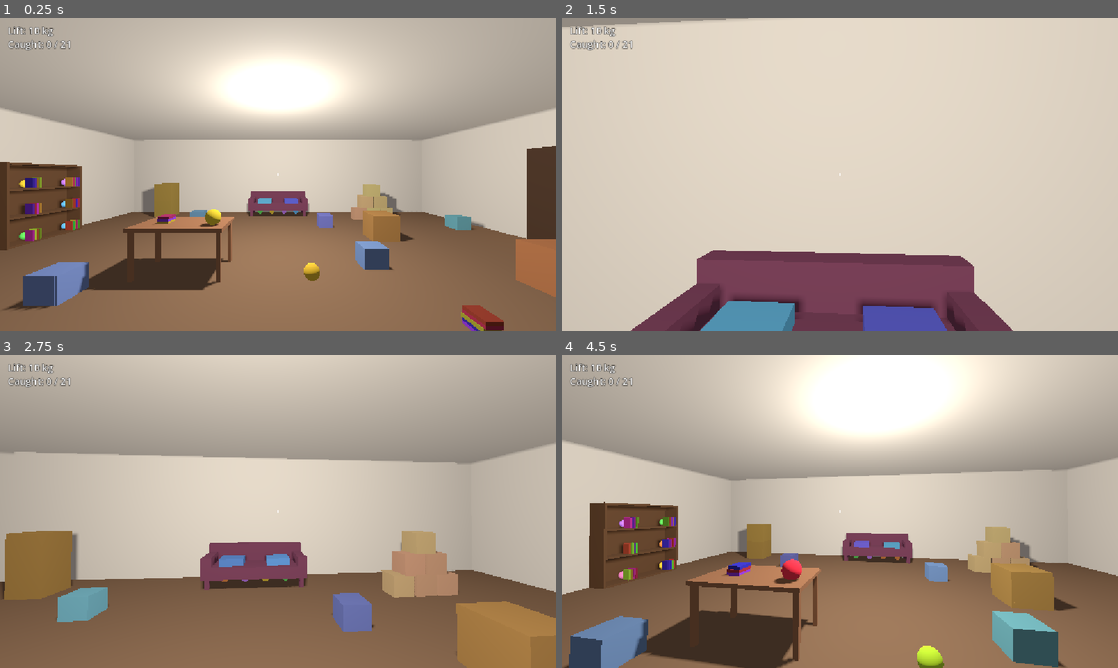
Above: before the commit, frames 1-4 (two rows, left to right).
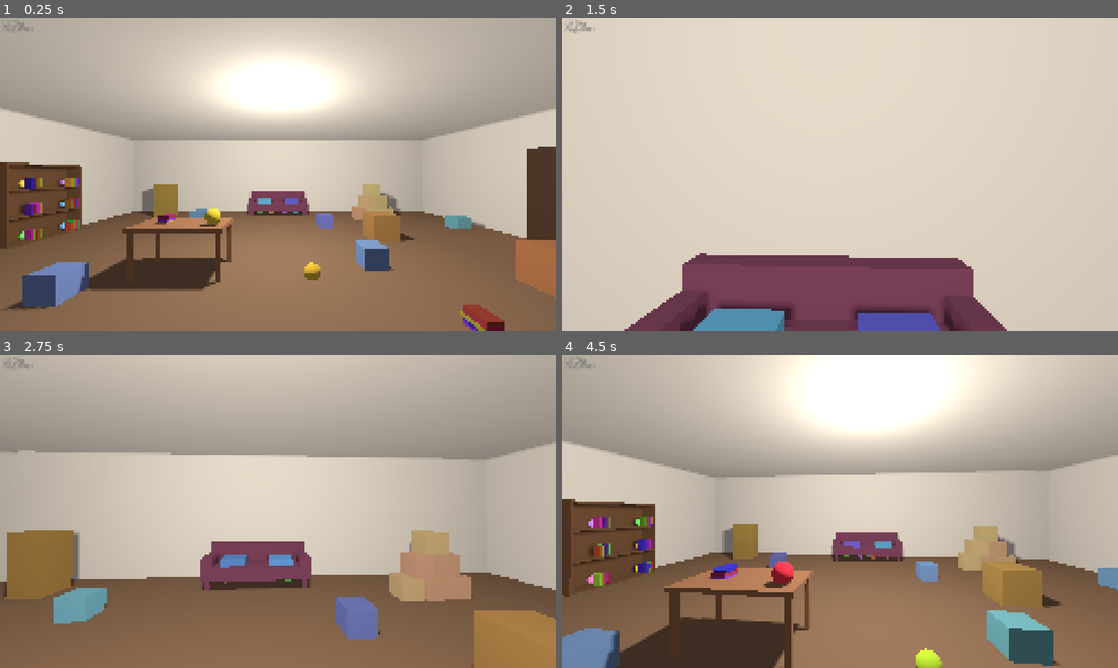
Above: after the commit, the same moments.

Repository: westo27/rummage
Game: Godot game, scene res://scenes/main.tscn
Two runs of this game, one before a commit and one after it. Both use one fixed random seed, a clock stepped at 60 frames per second and the inputs below.
Inputs (mouse positions are in pixels of both pictures, inside the frame that each line leads up to):
- Up to frame 1 (0.25 s): no input
- Up to frame 2 (1.5 s): tap Enter at 0.5 s; move the mouse to (867, 174) at 0.52 s; hold Shift (run) 0.53-1.28 s; hold W (move_forward) from 0.53 s (still down); tap Q (ping) at 0.6 s; click (867, 174) at 0.67 s; move the mouse to (812, 174) at 1.27 s; tap Shift (run) at 1.35 s; click (812, 174) at 1.42 s
- Up to frame 3 (2.75 s): keep holding W (move_forward); tap Q (ping) at 1.55 s; tap R (restart) at 2 s; move the mouse to (289, 505) at 2.02 s; hold Mouse wheel up (beam_further) from 2.03 s (still down); click (289, 505) at 2.17 s; tap Shift (run) at 2.3 s
- Up to frame 4 (4.5 s): keep holding W (move_forward); move the mouse to (834, 517) at 2.77 s; release Mouse wheel up (beam_further) at 2.78 s; tap Mouse wheel down (beam_nearer) at 2.85 s; click (834, 517) at 2.92 s; tap Q (ping) at 3.05, 4.35 s; move the mouse to (878, 514) at 3.52 s; press the mouse at (878, 514) at 3.53 s; tap Shift (run) at 3.8 s; tap R (restart) at 4.25 s; move the mouse to (795, 508) at 4.27 s; release the mouse at (795, 508) at 4.28 s; click (795, 508) at 4.42 s

The runs differ from the first frame. In frame 1, 2.2% of the frame differs, in the area x 0-100%, y 0-100%; in frame 2, 3.4%; in frame 3, 4.3%; in frame 4, 14%.

Commit message:
Stop the player snagging on floor clutter
A CharacterBody3D treats rigid bodies as walls, so any light prop taller
than ~4 cm (a book on its edge, a ball, a toppled bin) stopped the player
dead. Props at or under 3 kg now sit on a new "clutter" layer (5) that the
player's movement ignores; the player kicks them ahead instead. Heavier
props still block. Creatures also ignore clutter. Adds a floor-clutter
test; keeps the user's mouse sensitivity change (0.0003).

Diff:
--- a/config/tunables.gd
+++ b/config/tunables.gd
@@ -21,7 +21,12 @@
 @export var walk_speed: float = 4.5
 @export var run_speed: float = 7.5
 ## Radians of turn per pixel of mouse movement.
-@export var mouse_sensitivity: float = 0.0010
+@export var mouse_sensitivity: float = 0.0003
+## Props this light or lighter are "clutter": the player walks through them,
+## kicking them aside, instead of being blocked. Heavier props block the player.
+@export var player_push_max_mass: float = 3.0
+## Clutter is kicked ahead at this multiple of the player's walking speed.
+@export var player_kick_factor: float = 1.3
 
 @export_group("Beam")
 ## How far the beam can reach to grab something, in metres.
--- a/project.godot
+++ b/project.godot
@@ -21,6 +21,8 @@
 
 [display]
 
+window/size/viewport_width=2560
+window/size/viewport_height=1440
 window/stretch/mode="canvas_items"
 window/stretch/aspect="expand"
 
@@ -30,6 +32,7 @@
 3d_physics/layer_2="player"
 3d_physics/layer_3="props"
 3d_physics/layer_4="creatures"
+3d_physics/layer_5="clutter"
 
 [physics]
 
--- a/scripts/beam.gd
+++ b/scripts/beam.gd
@@ -15,7 +15,7 @@
 
 ## Collision layers are bit flags: layer 1 = value 1, layer 2 = 2, layer 3 = 4,
 ## layer 4 = 8. The ray only "sees" bodies on layers included in its mask.
-const MASK_WORLD_AND_PROPS: int = 1 | 4
+const MASK_WORLD_AND_PROPS: int = 1 | 4 | 16  # world, props, clutter
 const MASK_WORLD: int = 1
 const MASK_CREATURES: int = 8
 
--- a/scripts/creature.gd
+++ b/scripts/creature.gd
@@ -23,7 +23,7 @@
 @export var reveal_on_knock: bool = true
 
 const LAYER_CREATURES: int = 8
-const MASK_PROPS: int = 4
+const MASK_PROPS: int = 4 | 16  # heavy props and light "clutter" props
 ## How far around a hidden creature to look for the props that cover it.
 const COVER_RADIUS_HIDDEN: float = 0.3
 ## Cowering creatures watch a wider area, so things landing near them count.
--- a/scripts/player.gd
+++ b/scripts/player.gd
@@ -12,6 +12,17 @@
 @onready var camera: Camera3D = $Head/Camera3D
 
 var _start_transform: Transform3D
+## A capsule a little fatter than the player's own, used to find clutter we're
+## walking into. Built once and reused every tick.
+var _kick_query := PhysicsShapeQueryParameters3D.new()
+
+
+func _init() -> void:
+	var capsule := CapsuleShape3D.new()
+	capsule.radius = 0.5
+	capsule.height = 1.7
+	_kick_query.shape = capsule
+	_kick_query.collision_mask = 16  # the "clutter" layer
 
 
 func _ready() -> void:
@@ -61,9 +72,39 @@
 	velocity.z = direction.z * speed
 
 	move_and_slide()
+	_kick_clutter()
 
 	if global_position.y < Game.tune.fall_reset_y:
 		_reset_to_start()
+
+
+## Light props ("clutter", see prop.gd) don't block the player's movement, so
+## instead we look for any we're walking into and fling them ahead, a bit
+## faster than we're moving, so we wade through the mess instead of snagging.
+func _kick_clutter() -> void:
+	var walk := Vector3(velocity.x, 0.0, velocity.z)
+	if walk.length() < 0.5:
+		return
+	var walk_dir: Vector3 = walk.normalized()
+	var kick_speed: float = walk.length() * Game.tune.player_kick_factor
+
+	_kick_query.transform = global_transform.translated_local(Vector3(0.0, 0.85, 0.0))
+	var hits: Array[Dictionary] = get_world_3d().direct_space_state.intersect_shape(_kick_query, 16)
+	for hit in hits:
+		var prop := hit.collider as Prop
+		if prop == null or prop.is_held:
+			continue
+		var away: Vector3 = prop.global_position - global_position
+		away.y = 0.0
+		if away.dot(walk_dir) <= 0.0:
+			continue  # it's behind us; leave it
+		var push_dir: Vector3 = (away.normalized() + walk_dir).normalized()
+		# Only ever speed it up along the push, never slow down something
+		# already flying away, and only give the little upward hop once.
+		var current: float = prop.linear_velocity.dot(push_dir)
+		if current < kick_speed:
+			prop.linear_velocity += push_dir * (kick_speed - current) + Vector3.UP * 1.0
+			prop.sleeping = false
 
 
 func _reset_to_start() -> void:
--- a/scripts/prop.gd
+++ b/scripts/prop.gd
@@ -20,6 +20,12 @@
 ## a gated object and skip the gate.
 @export var keep_upright_until_grabbed: bool = false
 
+## Collision layer bit values: layer N has value 2^(N-1). See NOTES.md.
+const LAYER_WORLD: int = 1
+const LAYER_PLAYER: int = 2
+const LAYER_PROPS: int = 4
+const LAYER_CLUTTER: int = 16
+
 const SHUDDER_SECONDS: float = 0.35
 const SHUDDER_AMOUNT: float = 0.035
 
@@ -35,6 +41,7 @@
 func _ready() -> void:
 	# Groups are tags: any script can later ask for get_tree().get_nodes_in_group("props").
 	add_to_group("props")
+	_assign_collision_layer()
 	for child in get_children():
 		if child is MeshInstance3D:
 			_meshes.append(child)
@@ -102,6 +109,23 @@
 		set_physics_process(false)
 
 
+## Light props go on the "clutter" layer, which the player's movement ignores
+## (player.gd kicks them aside instead). Without this, a 1 kg book on its edge
+## stops the player dead, because a CharacterBody3D treats every rigid body as
+## an immovable wall. Heavier props stay on "props" and block the player.
+##
+## Two bodies collide if either one's mask includes the other's layer, so the
+## clutter mask must leave out the player for the player to pass through.
+## This overrides the layer/mask written in the prop's .tscn.
+func _assign_collision_layer() -> void:
+	if mass <= Game.tune.player_push_max_mass:
+		collision_layer = LAYER_CLUTTER
+		collision_mask = LAYER_WORLD | LAYER_PROPS | LAYER_CLUTTER
+	else:
+		collision_layer = LAYER_PROPS
+		collision_mask = LAYER_WORLD | LAYER_PLAYER | LAYER_PROPS | LAYER_CLUTTER
+
+
 func _apply_random_tint() -> void:
 	# One random shift per object, applied to all its parts, so a crate's panels match.
 	var hue_shift: float = randf_range(-tint_variation, tint_variation) * 0.5
--- /dev/null
+++ b/tests/check_floor_clutter.gd
@@ -0,0 +1,85 @@
+extends Node
+## Walks the player into typical post-chaos floor clutter and reports whether
+## they get past it. Not part of the game.
+## Run: Godot --headless --path . res://tests/check_floor_clutter.tscn
+
+var _failures: int = 0
+var _main: Node
+var _player: CharacterBody3D
+
+
+func _ready() -> void:
+	_run.call_deferred()
+
+
+func _run() -> void:
+	_main = (load("res://scenes/main.tscn") as PackedScene).instantiate()
+	_main.get_node("MainRoomProps").free()
+	_main.get_node("MainRoomCreatures").free()
+	get_tree().root.add_child(_main)
+	_player = _main.get_node("Player")
+	await _wait(0.5)
+
+	var book: PackedScene = load("res://scenes/props/book.tscn")
+	var flat := Basis(Vector3.RIGHT, PI / 2.0)      # lying flat, 4 cm tall
+	var on_edge := Basis(Vector3.FORWARD, PI / 2.0)  # on its long edge, 17 cm tall
+	# name, scene, basis, must_get_past
+	var cases: Array = [
+		["flat book", book, flat, true],
+		["book on its edge", book, on_edge, true],
+		["book standing up", book, Basis.IDENTITY, true],
+		["ball", load("res://scenes/props/ball.tscn"), Basis.IDENTITY, true],
+		["cushion", load("res://scenes/props/cushion.tscn"), Basis.IDENTITY, true],
+		["bin on its side", load("res://scenes/props/bin.tscn"), Basis(Vector3.FORWARD, PI / 2.0), true],
+		["pile of 5 books", null, flat, true],
+		["crate", load("res://scenes/props/crate.tscn"), Basis.IDENTITY, false],
+	]
+	for c: Array in cases:
+		await _try_case(c[0], c[1], c[2], c[3])
+
+	print("RESULT: %s" % ("ALL PASS" if _failures == 0 else "%d FAILED" % _failures))
+	get_tree().quit(_failures)
+
+
+## Player walks north (−Z) along x=-2 from z=3 for 2 s; obstacle sits at z=1.5.
+func _try_case(label: String, scene: PackedScene, basis: Basis, must_pass: bool) -> void:
+	var spawned: Array[Node3D] = []
+	if scene == null:  # pile
+		var b: PackedScene = load("res://scenes/props/book.tscn")
+		for i in 5:
+			var p := b.instantiate() as Node3D
+			_main.add_child(p)
+			p.global_transform = Transform3D(basis, Vector3(-2.0, 0.022 + i * 0.041, 1.5))
+			spawned.append(p)
+	else:
+		var p := scene.instantiate() as Node3D
+		_main.add_child(p)
+		p.global_transform = Transform3D(basis, Vector3(-2.0, 0.3, 1.5))
+		spawned.append(p)
+	await _wait(1.0)  # let it drop and settle
+	var settled_at: Vector3 = spawned[0].global_position
+
+	_player.global_position = Vector3(-2.0, 0.05, 3.0)
+	_player.rotation.y = 0.0
+	_player.velocity = Vector3.ZERO
+	await _wait(0.1)
+	Input.action_press("move_forward")
+	await _wait(2.0)
+	Input.action_release("move_forward")
+	var z: float = _player.global_position.z
+	var got_past: bool = z < 0.9
+	var kicked: float = spawned[0].global_position.distance_to(settled_at)
+	# Clutter must be both passable and visibly kicked (not ghosted through).
+	var ok: bool = (got_past and kicked > 0.3) if must_pass else not got_past
+	if not ok:
+		_failures += 1
+	print("%s  %-18s player z=%.2f (obstacle at 1.5) %s, obstacle moved %.2f m" % [
+		"PASS" if ok else "FAIL", label, z, "got past" if got_past else "BLOCKED", kicked])
+	for p in spawned:
+		p.queue_free()
+	await _wait(0.2)
+
+
+func _wait(seconds: float) -> void:
+	for i in int(seconds * Engine.physics_ticks_per_second):
+		await get_tree().physics_frame
--- /dev/null
+++ b/tests/check_floor_clutter.tscn
@@ -0,0 +1,6 @@
+[gd_scene format=3]
+
+[ext_resource type="Script" path="res://tests/check_floor_clutter.gd" id="1"]
+
+[node name="CheckFloorClutter" type="Node"]
+script = ExtResource("1")
Not shown, added: tests/check_floor_clutter.gd.uid
